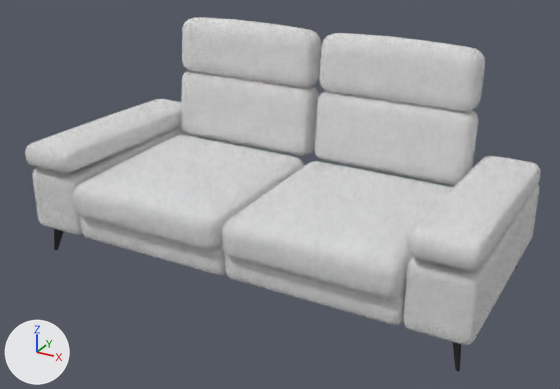
The glTF model models/sofa-roma-210.glb as it was, and as the next commit left it.
Both versions are drawn from a 50 mm camera at (1.57, -2.83, 1.76) aimed at (0.04, -0.05, 0.37). Every picture has the same lights, and +X, +Y and +Z are marked at lower left. The older version comes first. Where no turn or scale is listed for an object, it has been applied to the vertices. Vertices at exactly the same position are counted once.

Before the edit, the objects in view are built like this:
```python
me_mesh_0 = bpy.data.meshes.new('Mesh_0')
me_mesh_0.from_pydata(...)  # 24457 vertices, 49080 faces; spans x -1.05..1.05, y -0.52..0.52, z -0.44..0.44
me_mesh_0.materials.append(mat_roma_fabric)
ob_mesh_0 = bpy.data.objects.new('Mesh_0', me_mesh_0)
ob_mesh_0.location = (0.0, 0.0, 0.574)
```
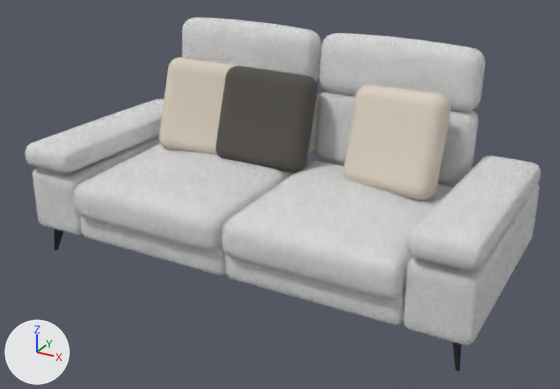
Location of each change, [x1, y1, x2, y2] in pixels of the pictures (560 x 389 px):
```json
{"object": "decor", "change": "added", "after": [159, 57, 451, 200], "on screen": "pale yellow"}
{"object": "decor.001", "change": "added", "after": [216, 66, 318, 173]}
{"part": 1, "of": "me_mesh_0", "change": "surface changed", "before": [26, 18, 541, 320], "after": [26, 18, 541, 320]}
```

The change, as JSON lines over the scene's bpy script:
```json
{"op": "add", "block": "mat_cushion_charcoal", "code": ["mat_cushion_charcoal = principled_material('cushion charcoal')", "mat_cushion_charcoal.base_color = (0.0908, 0.0844, 0.0742)  # dark grey #55524d", "mat_cushion_charcoal.roughness = 1.0"]}
{"op": "add", "block": "mat_cushion_oat", "code": ["mat_cushion_oat = principled_material('cushion oat')", "mat_cushion_oat.base_color = (0.694, 0.624, 0.521)  # pale yellow #d9cfbf", "mat_cushion_oat.roughness = 1.0"]}
{"block": "me_mesh_0", "where": "me_mesh_0.from_pydata(...)  # 24457 vertices, 49080 faces; spans x -1.05..1.05, y -0.52..0.52, z -0.44..0.44"}
{"block": "me_mesh_0", "where": "# used by ob_mesh_0; location = (0.0, 0.0, 0.574)"}
{"block": "me_mesh_0", "change": "me_mesh_0 part 1: texture (UV) coordinates of 48744 of 49080 faces, centred in x -1.05..1.05, y -0.52..0.52, z -0.44..0.44, changed; they spanned u -7.25..19.51, v -16.77..10.43 and now span u -8.33..17.59, v -18.65..8.57"}
{"op": "add", "block": "me_mesh_1_1", "code": ["me_mesh_1_1 = bpy.data.meshes.new('Mesh_1')", "me_mesh_1_1.from_pydata(...)  # 488 vertices, 972 faces; spans x -0.225..0.225, y -0.137..0.137, z -0.225..0.225", "me_mesh_1_1.materials.append(mat_cushion_charcoal)  # dark grey #55524d"]}
{"op": "add", "block": "me_mesh_2", "code": ["me_mesh_2 = bpy.data.meshes.new('Mesh_2')", "me_mesh_2.from_pydata(...)  # 976 vertices, 1944 faces; spans x -0.704..0.7, y -0.122..0.197, z -0.245..0.22", "me_mesh_2.materials.append(mat_cushion_oat)  # pale yellow #d9cfbf"]}
{"op": "add", "block": "ob_decor_001", "code": ["ob_decor_001 = bpy.data.objects.new('decor.001', me_mesh_1_1)", "ob_decor_001.location = (-0.16, 0.17, 0.625)"]}
{"op": "add", "block": "ob_decor", "code": ["ob_decor = bpy.data.objects.new('decor', me_mesh_2)", "ob_decor.location = (0.002, 0.132, 0.637)"]}
```
